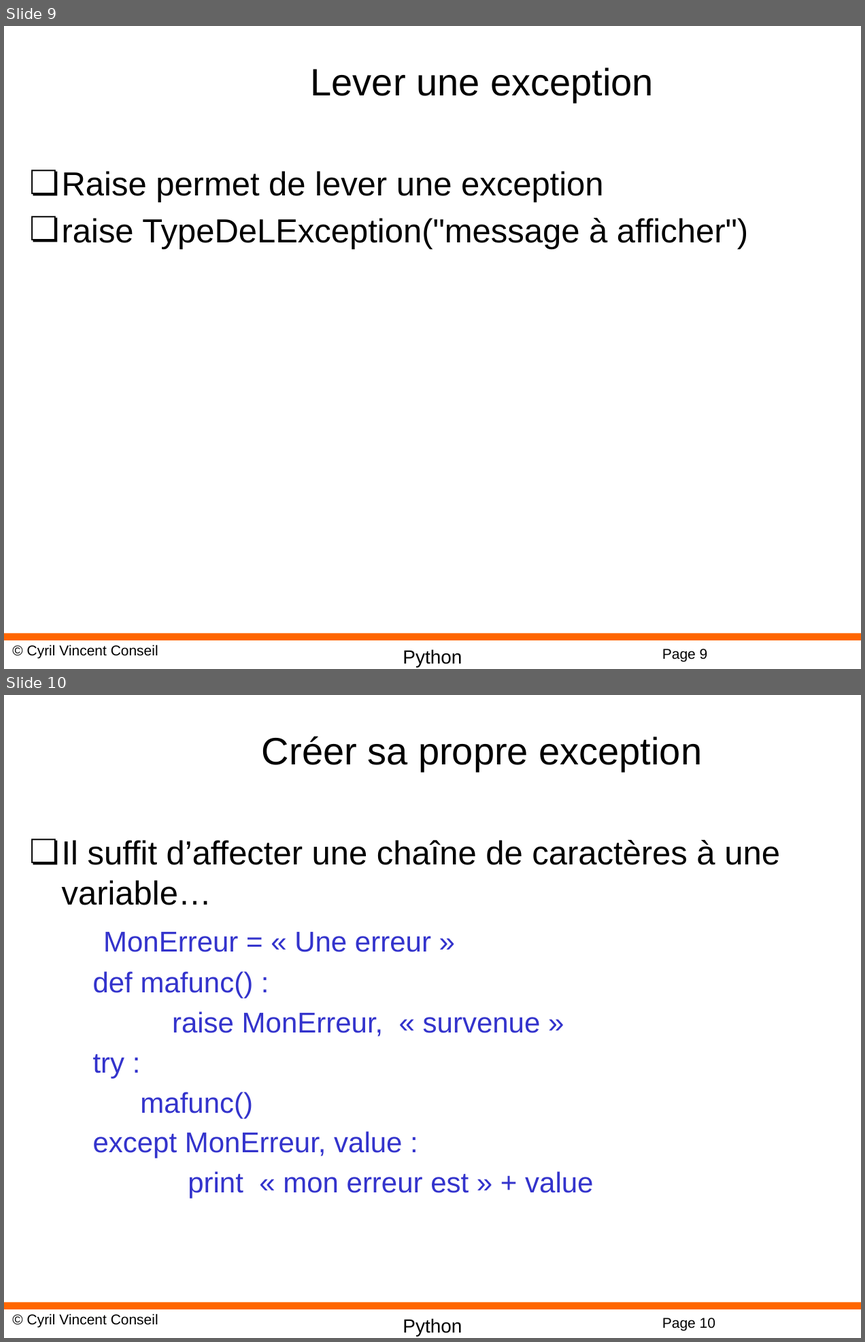
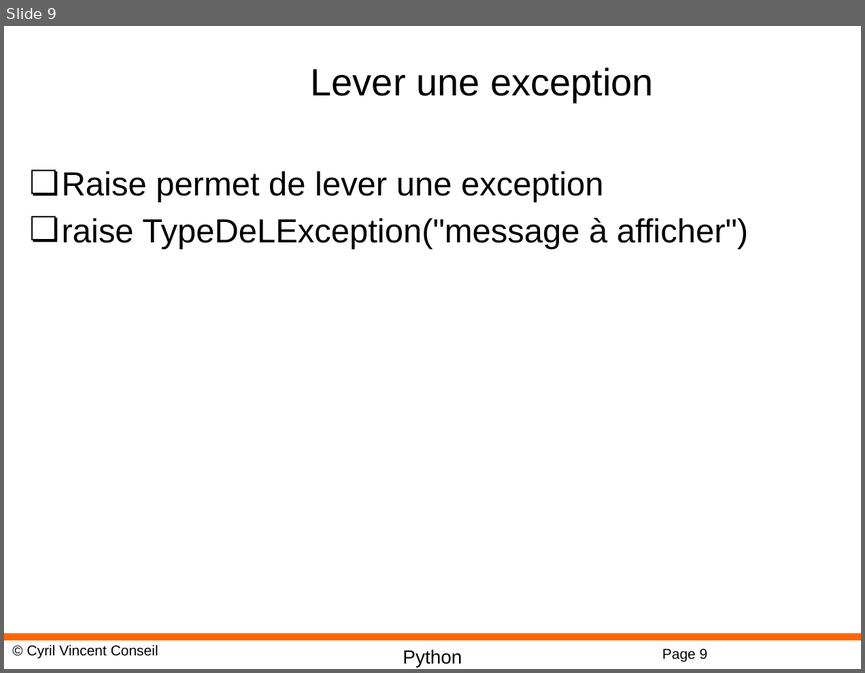
Before and after one commit to cyrilvincent/python, a slide deck: ppt/Python06-Exceptions.pptx. Shown one above the other, each under a label of ours: slides 9 and 10 before the commit, slide 9 after it. The pictures are 865x1342 and 865x673 pixels, drawn with LibreOffice and Linux fonts; fonts in the diff are those of the drawing; background and template pictures are left out. Boxes give left, top, right and bottom in pixels: in the first picture for what was removed or moved away, otherwise in the second. Text is boxed around its words. In the diff, an @@ line names an element or a change of style, - is before the commit and + after.

```diff
--- a/ppt/Python06-Exceptions.pptx
+++ b/ppt/Python06-Exceptions.pptx
@@ slide 10 removed at <box>4,695,861,1338</box>, background #FFFFFF; not listed: 4 template elements that a slide beside it also shows @@
@@ title removed at <box>262,736,702,772</box> @@
-Créer sa propre exception
@@ text removed at <box>62,840,780,1198</box> @@
-❏ Il suffit d’affecter une chaîne de caractères à une variable…
-MonErreur = « Une erreur »
-def mafunc() :
-raise MonErreur, « survenue »
-try :
-mafunc()
-except MonErreur, value :
-print « mon erreur est » + value
```
Also in this commit, not shown: 31 other files.
